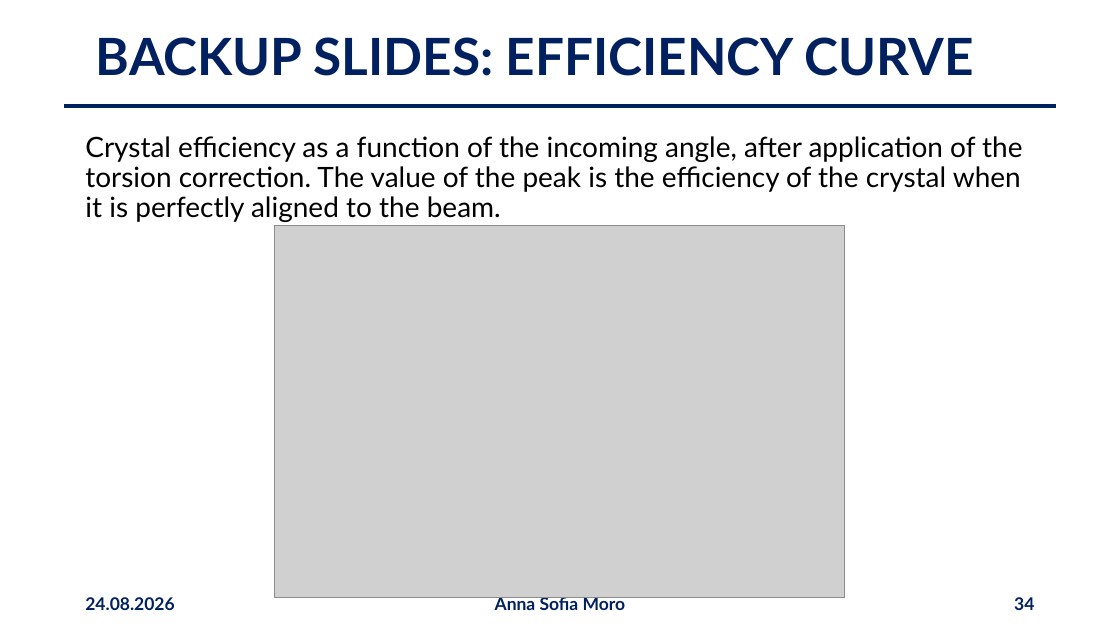
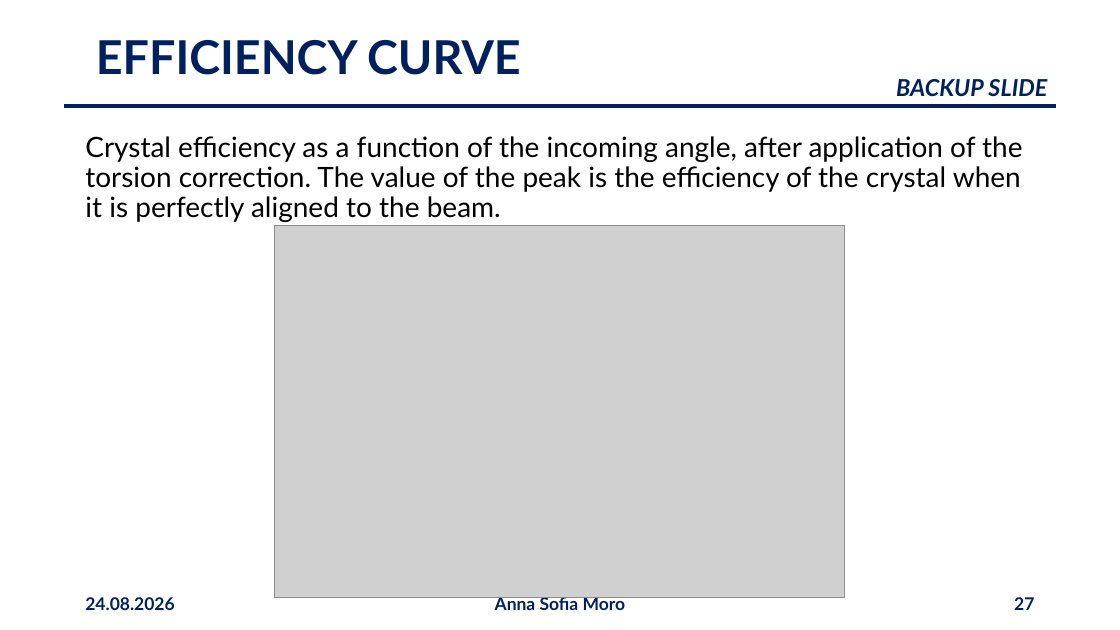
Before and after one commit to annaasofia/tesi, a slide deck: slide 27 of slides/presentazione2408.pptx (slide 34 before the commit). Drawn at 1120x630 pixels with LibreOffice and Linux fonts; fonts in the diff are those of the drawing; grey boxes stand for pictures. Boxes give left, top, right and bottom in pixels: in the first picture for what was removed or moved away, otherwise in the second. Text is boxed around its words. In the diff, an @@ line names an element or a change of style, - is before the commit and + after.

```diff
--- a/slides/presentazione2408.pptx
+++ b/slides/presentazione2408.pptx
@@ title at box(96, 40, 521, 75): text changed; size 44 to 40 pt @@
-BACKUP SLIDES: EFFICIENCY CURVE
+EFFICIENCY CURVE
@@ text added at box(896, 79, 1047, 96), 20 pt, text #002060, bold, italic @@
+BACKUP SLIDE
@@ page number at box(1014, 597, 1034, 610): text changed @@
-34
+27
```
Also in this commit, not shown: 15 other slides changed, 1 slide added, 8 slides removed.
